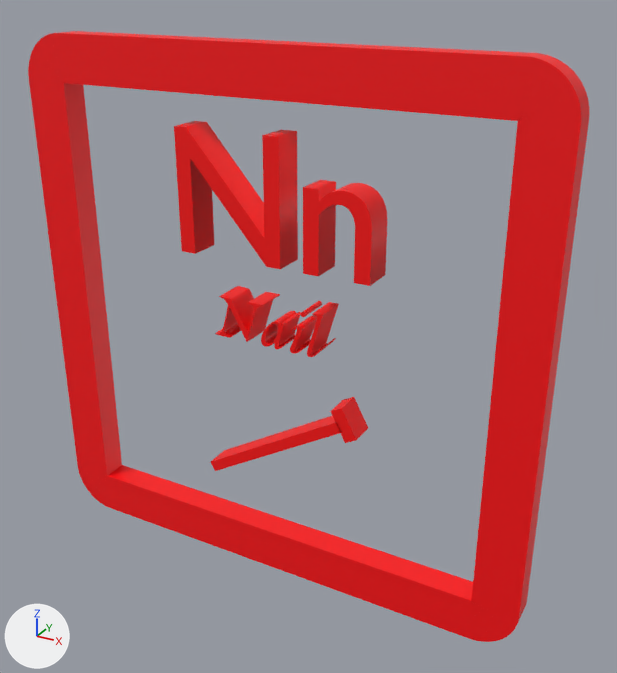
Two versions of the glTF model assets/models/Letter/Letter_N.glb, one commit apart.
The view is the same before and after, from a 50 mm camera at (1.48, -1.43, 2.6) aimed at (0.12, 1.04, 1.36). The lights are fixed; the arrows at lower left show +X, +Y and +Z. Where no turn or scale is listed for an object, it has been applied to the vertices.
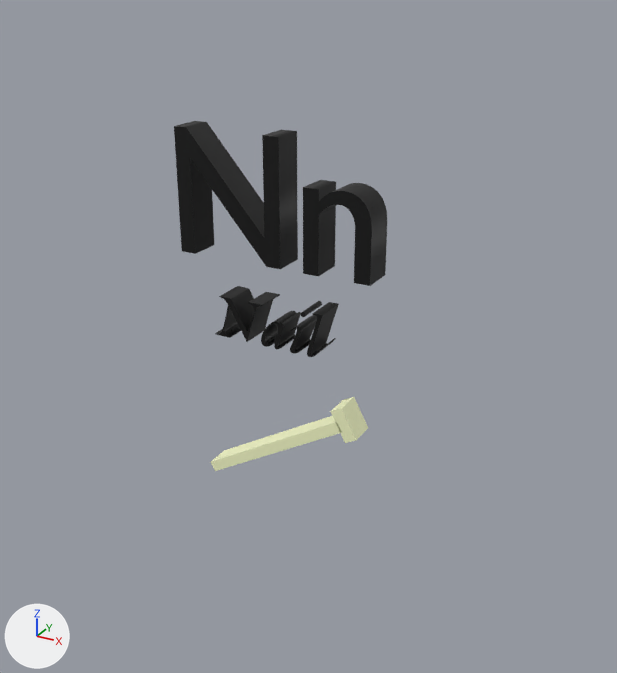
The change, as JSON lines over the scene's bpy script:
```json
{"op": "set", "path": "mat_material_004.base_color", "old": "(1.0, 0.0, 0.0)", "new": "(0.0, 0.0, 0.0)", "note": "red #ff0000 -> black #000000"}
{"op": "set", "path": "mat_material_008.base_color", "old": "(1.0, 0.0, 0.0)", "new": "(0.956, 1.0, 0.604)", "note": "red #ff0000 -> yellow #faffcc"}
{"op": "set", "path": "mat_material_009.base_color", "old": "(1.0, 0.0, 0.0)", "new": "(0.956, 1.0, 0.604)", "note": "red #ff0000 -> yellow #faffcc"}
{"op": "set", "path": "mat_material_003.base_color", "old": "(1.0, 0.0, 0.0)", "new": "(0.0, 0.0, 0.0)", "note": "red #ff0000 -> black #000000"}
{"op": "remove", "block": "ob_cube", "code": ["ob_cube = bpy.data.objects.new('Cube', me_cube)", "ob_cube.location = (0.0, 0.985, 1.369)"]}
```

What differs and where, as boxes (x1, y1, x2, y2) in the pictures (617 x 673 px):
```json
{"object": "Cube", "change": "deleted", "before": [28, 31, 589, 642], "on screen": "red"}
{"object": "Text", "change": "recoloured", "before": [174, 121, 387, 286], "after": [174, 121, 387, 286], "on screen": "red to black"}
{"object": "Text.001", "change": "recoloured", "before": [215, 286, 339, 357], "after": [215, 286, 339, 357], "on screen": "red to black"}
{"object": "Cube.001", "change": "recoloured", "before": [211, 416, 341, 471], "after": [211, 416, 341, 471], "on screen": "red to yellow"}
{"object": "Cube.002", "change": "recoloured", "before": [330, 397, 368, 443], "after": [330, 397, 368, 443], "on screen": "red to yellow"}
```
